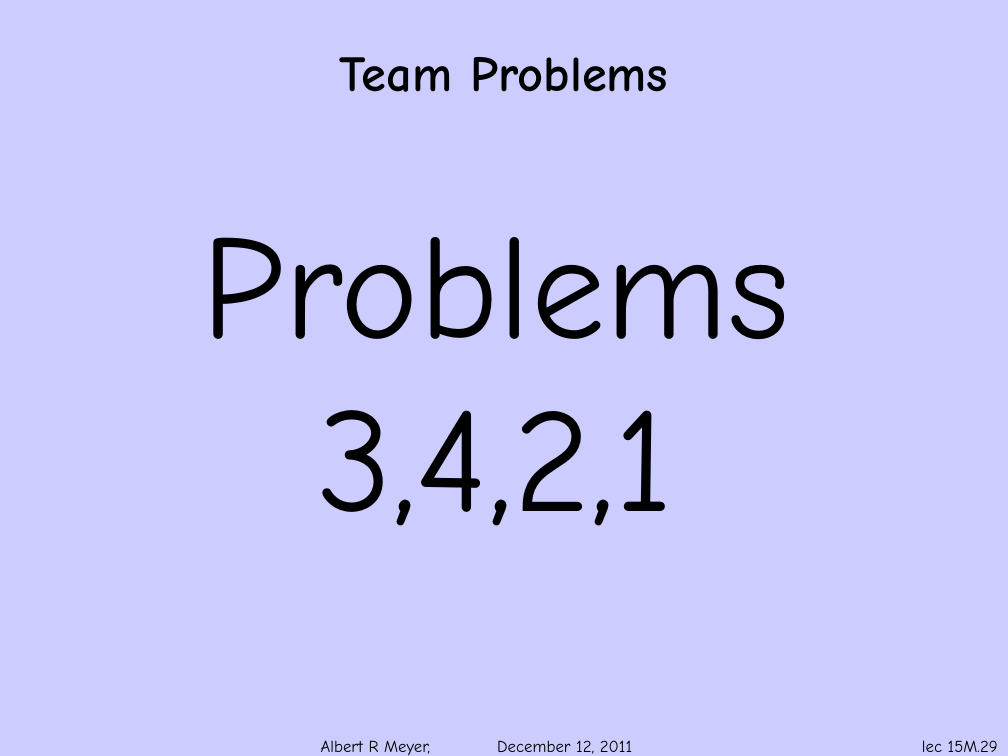
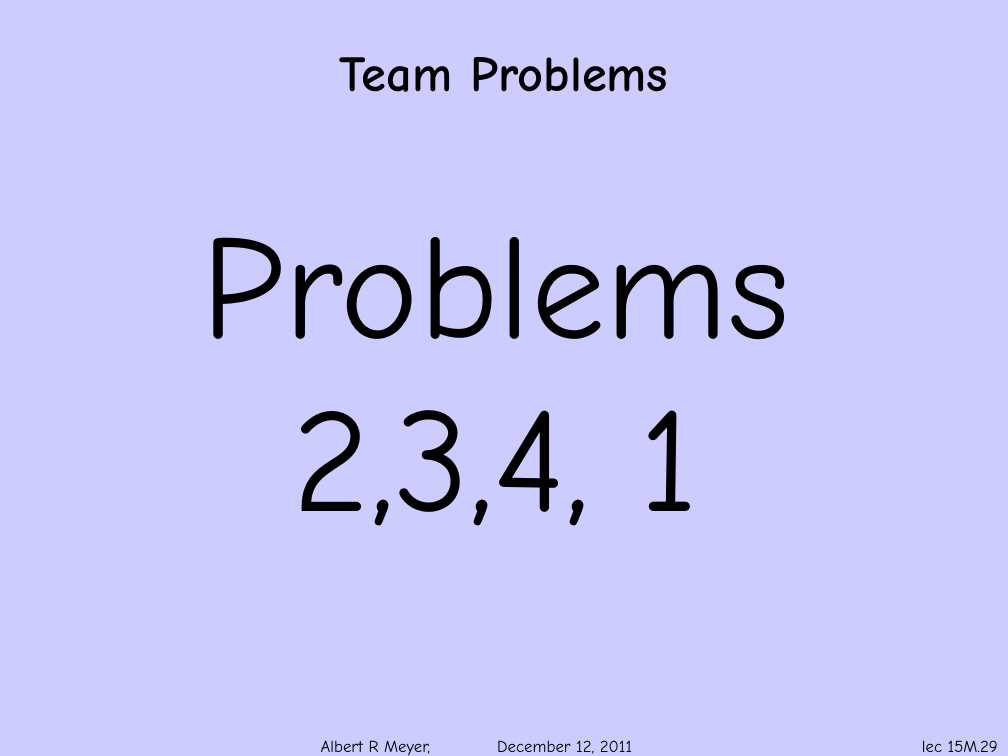
Before and after one commit to armeyer/mcs_web, a slide deck: slide 29 of fall11/slidesF11/slides15m.pptx. Drawn at 1008x756 pixels with LibreOffice and Linux fonts; fonts in the diff are those of the drawing; background and template pictures are left out. Boxes give left, top, right and bottom in pixels: in the first picture for what was removed or moved away, otherwise in the second. Text is boxed around its words. In the diff, an @@ line names an element or a change of style, - is before the commit and + after.

Commit message:
slides15m reorganize

```diff
--- a/fall11/slidesF11/slides15m.pptx
+++ b/fall11/slidesF11/slides15m.pptx
@@ text at [293,410,699,526]: text changed @@
-3,4,2,1
+2,3,4, 1
```
